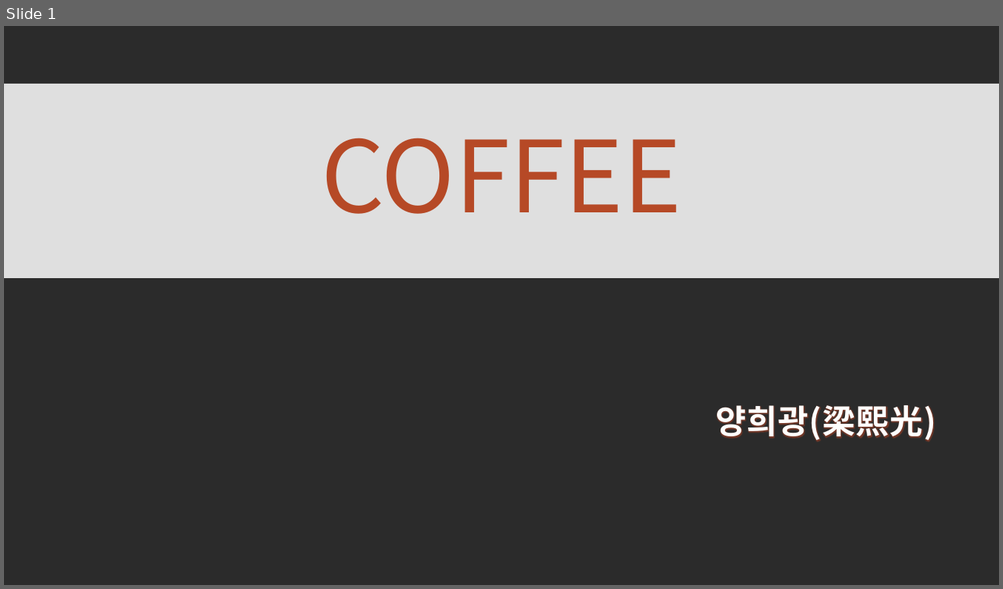
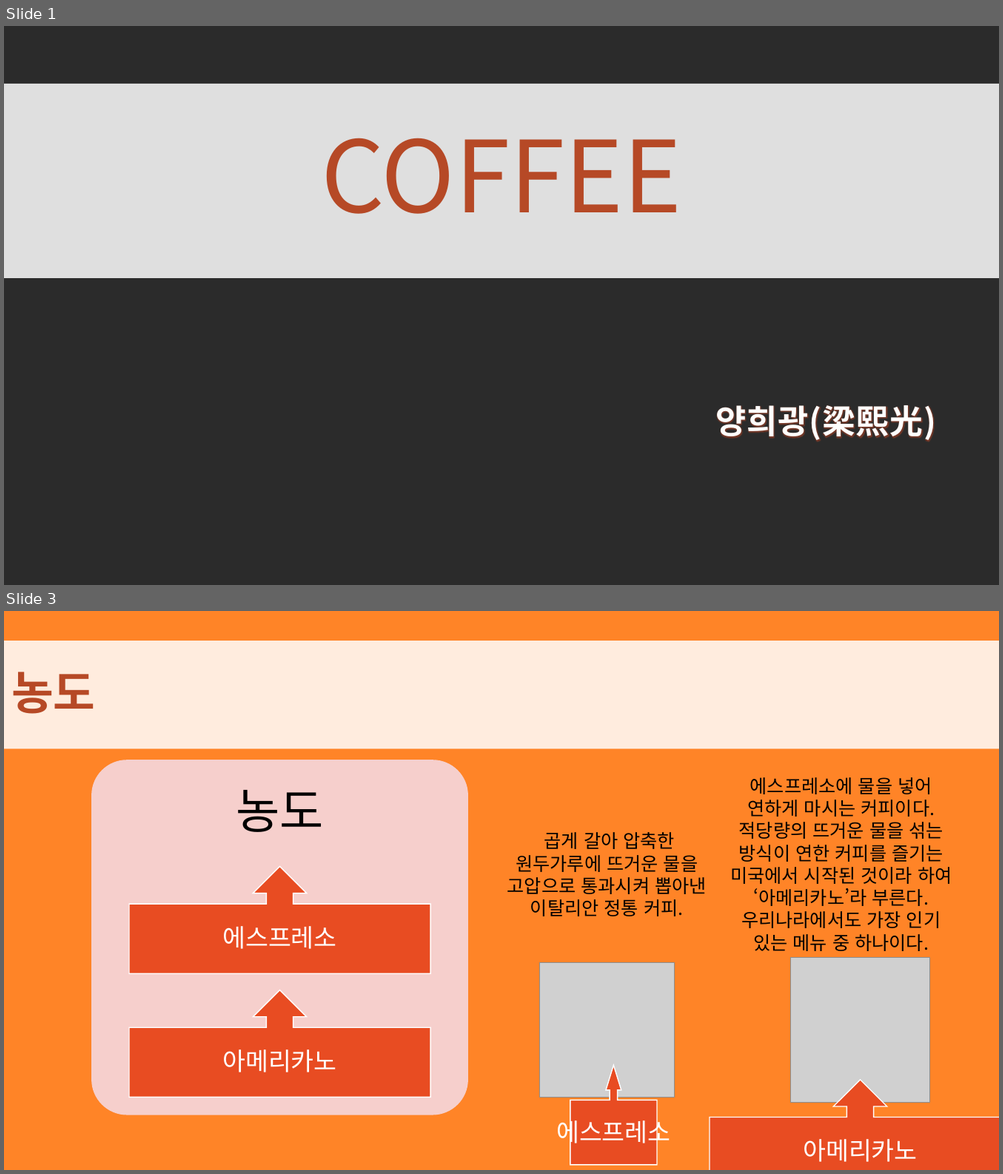
Before and after one commit to hwangeumyang/HRDEducation, a slide deck: 2021.08/실습.pptx. Shown one above the other, each under a label of ours: slide 1 before the commit, slides 1 and 3 after it; the slides between them are not shown. The pictures are 1003x589 and 1003x1174 pixels, drawn with LibreOffice and Linux fonts; fonts in the diff are those of the drawing; grey boxes stand for pictures; background and template pictures are left out; a plain dark background stands for a picture behind light text. Boxes give left, top, right and bottom in pixels: in the first picture for what was removed or moved away, otherwise in the second. Text is boxed around its words. In the diff, an @@ line names an element or a change of style, - is before the commit and + after.

```diff
--- a/2021.08/실습.pptx
+++ b/2021.08/실습.pptx
@@ slide 3 added at (4,611,999,1170), background #FF8427 @@
@@ title added at (4,641,999,749), fill #FFFFFF at 85% opacity, 44 pt, text #B64926, bold @@
+농도
@@ freeform shape added at (91,760,468,1116), fill #F6D0CD, 46 pt, text #000000 @@
+농도
@@ text added at (730,777,951,951), 18 pt, text #000000 @@
+에스프레소에 물을 넣어 연하게 마시는 커피이다. 적당량의 뜨거운 물을 섞는 방식이 연한 커피를 즐기는 미국에서 시작된 것이라 하여 ‘아메리카노’라 부른다. 우리나라에서도 가장 인기 있는 메뉴 중 하나이다.
@@ text added at (507,832,706,917), 18 pt, text #000000 @@
+곱게 갈아 압축한 원두가루에 뜨거운 물을 고압으로 통과시켜 뽑아낸 이탈리안 정통 커피.
@@ freeform shape added at (129,867,431,974), fill #E84C22, outline #FFFFFF 1 pt, 24 pt, text #FFFFFF @@
+에스프레소
@@ picture added at (540,963,674,1097) @@
@@ picture added at (791,958,929,1103) @@
@@ freeform shape added at (129,991,431,1098), fill #E84C22, outline #FFFFFF 1 pt, 24 pt, text #FFFFFF @@
+아메리카노
@@ freeform shape added at (570,1065,657,1165), fill #E84C22, outline #FFFFFF 1 pt, 24 pt, text #FFFFFF @@
+에스프레소
@@ freeform shape added at (709,1080,999,1170), fill #E84C22, outline #FFFFFF 1 pt, 24 pt, text #FFFFFF @@
+아메리카노
```
Also in this commit, not shown: 1 slide changed, 13 other slides added, 2 other files.
